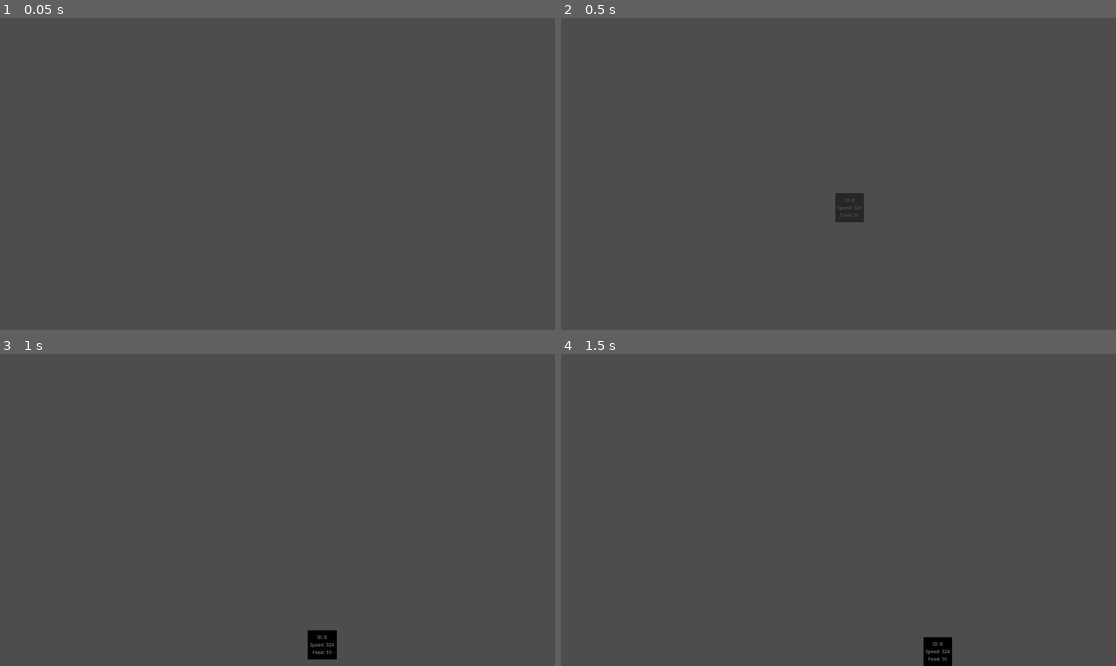
Above: before the commit, frames 1-4 (two rows, left to right).
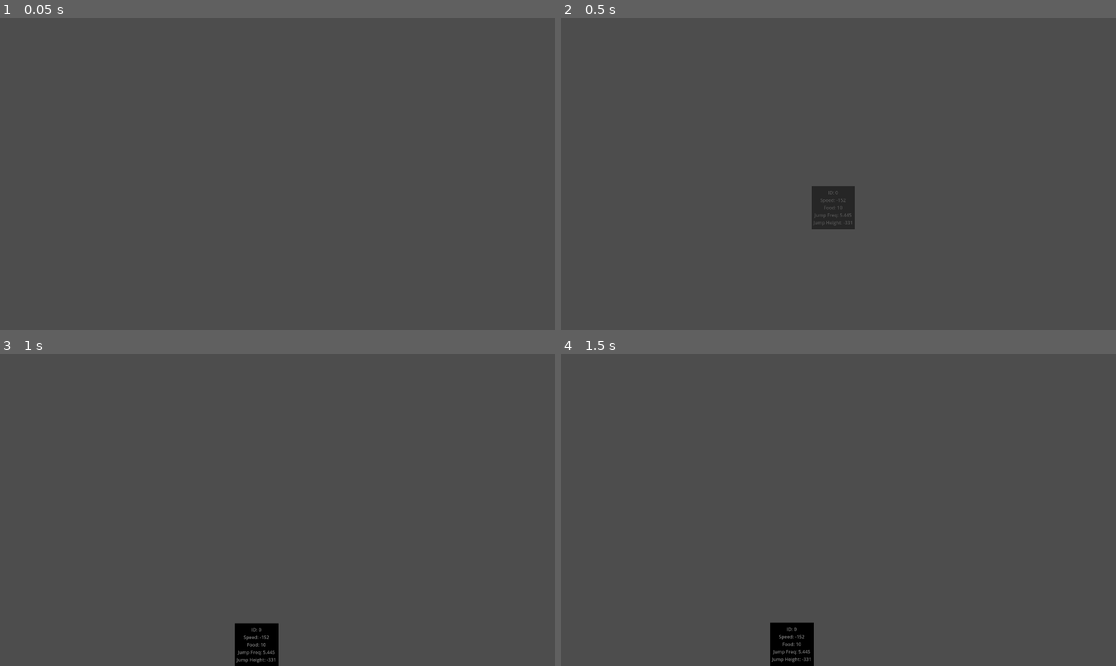
Above: after the commit, the same moments.

Repository: paulfok/es
Game: Godot game, scene res://main.tscn
The game is run twice, just before and just after one commit, with the same random seed, the same clock (stepped at 60 frames per second) and the same inputs.
Inputs:
- Up to frame 1 (0.05 s): no input
- Up to frame 2 (0.5 s): no input
- Up to frame 3 (1 s): no input
- Up to frame 4 (1.5 s): no input

Frame 1 is identical in both runs. In frame 2, 0.8% of the frame differs, in the area x 45-55%, y 53-68%; in frame 3, 1.5%; in frame 4, 1.5%, in the area x 37-71%, y 85-100%.

Commit message:
Add jumping! 	modified:   main.tscn 	renamed:    area_2d.gd -> scripts/area_2d.gd 	renamed:    area_2d.gd.uid -> scripts/area_2d.gd.uid 	renamed:    food.gd -> scripts/food.gd 	renamed:    food.gd.uid -> scripts/food.gd.uid 	renamed:    rigid_body_2d.gd -> scripts/rigid_body_2d.gd 	renamed:    rigid_body_2d.gd.uid -> scripts/rigid_body_2d.gd.uid 	renamed:    static_body_2d_3.gd -> scripts/static_body_2d_3.gd 	renamed:    static_body_2d_3.gd.uid -> scripts/static_body_2d_3.gd.uid 	renamed:    walls.gd -> scripts/walls.gd 	renamed:    walls.gd.uid -> scripts/walls.gd.uid 	renamed:    world.gd -> scripts/world.gd 	renamed:    world.gd.uid -> scripts/world.gd.uid

Diff:
--- a/main.tscn
+++ b/main.tscn
@@ -1,19 +1,19 @@
 [gd_scene load_steps=13 format=3 uid="uid://b66482bk3dpwd"]
 
-[ext_resource type="Script" uid="uid://bxqsbxnuo82aq" path="res://world.gd" id="1_0xm2m"]
-[ext_resource type="Script" uid="uid://uoxae35gr7ke" path="res://rigid_body_2d.gd" id="1_ig7tw"]
-[ext_resource type="Script" uid="uid://bvrwcqtpdlijn" path="res://food.gd" id="3_h2yge"]
-[ext_resource type="Script" uid="uid://6l2ailc7ltar" path="res://walls.gd" id="4_1bvp3"]
-[ext_resource type="Script" uid="uid://dqppnrtgyuvwp" path="res://static_body_2d_3.gd" id="5_lquwl"]
+[ext_resource type="Script" uid="uid://bxqsbxnuo82aq" path="res://scripts/world.gd" id="1_0xm2m"]
+[ext_resource type="Script" uid="uid://uoxae35gr7ke" path="res://scripts/rigid_body_2d.gd" id="1_ig7tw"]
+[ext_resource type="Script" uid="uid://bvrwcqtpdlijn" path="res://scripts/food.gd" id="3_h2yge"]
+[ext_resource type="Script" uid="uid://6l2ailc7ltar" path="res://scripts/walls.gd" id="4_1bvp3"]
+[ext_resource type="Script" uid="uid://dqppnrtgyuvwp" path="res://scripts/static_body_2d_3.gd" id="5_lquwl"]
 
 [sub_resource type="PhysicsMaterial" id="PhysicsMaterial_0xm2m"]
 friction = 0.0
 
 [sub_resource type="RectangleShape2D" id="RectangleShape2D_h2yge"]
-size = Vector2(100, 100)
+size = Vector2(150, 150)
 
 [sub_resource type="QuadMesh" id="QuadMesh_0xm2m"]
-size = Vector2(100, 100)
+size = Vector2(150, 150)
 
 [sub_resource type="CircleShape2D" id="CircleShape2D_h2yge"]
 radius = 25.0
@@ -51,24 +51,28 @@
 
 [node name="Label" type="Label" parent="World/RigidBody2D"]
 modulate = Color(0.501407, 0.501406, 0.501406, 1)
-offset_left = -50.0
-offset_top = -50.0
-offset_right = 50.0
-offset_bottom = 50.0
+offset_left = -75.0
+offset_top = -75.0
+offset_right = 75.0
+offset_bottom = 75.0
 horizontal_alignment = 1
 vertical_alignment = 1
 
 [node name="Timer" type="Timer" parent="World/RigidBody2D"]
 one_shot = true
 
+[node name="JumpTimer" type="Timer" parent="World/RigidBody2D"]
+
 [node name="Food" type="RigidBody2D" parent="World"]
 process_priority = -1
-position = Vector2(0, -600)
+position = Vector2(0, -10000)
 physics_material_override = SubResource("PhysicsMaterial_0xm2m")
+gravity_scale = 0.0
 script = ExtResource("3_h2yge")
 
 [node name="CollisionShape2D" type="CollisionShape2D" parent="World/Food"]
 shape = SubResource("CircleShape2D_h2yge")
+disabled = true
 
 [node name="MeshInstance2D" type="MeshInstance2D" parent="World/Food"]
 modulate = Color(0.67451, 0, 0, 1)
--- a/food.gd
+++ b/scripts/food.gd
@@ -4,6 +4,10 @@
 
 # Called when the node enters the scene tree for the first time.
 func _ready() -> void:
+	if name == "Food":
+		$CollisionShape2D.disabled = false
+		gravity_scale = 1
+
 	$Timer.connect("timeout",_on_timer_timeout)
 	contact_monitor = 1
 	max_contacts_reported = 100
@@ -11,12 +15,6 @@
 
 	name = "Food" + str($"../".highest_food_id)
 	$"../".highest_food_id += 1
-
-	if name == "Food0":
-		var food = self.duplicate()
-		food.position.y = 0
-		food.position.x = randi_range(-960,960)
-		add_sibling(food)
 
 	self.modulate.a = 0
 	get_tree().create_tween().set_trans(Tween.TRANS_CUBIC).tween_property(self, "modulate:a", 1, 1)
--- a/rigid_body_2d.gd
+++ b/scripts/rigid_body_2d.gd
@@ -3,6 +3,8 @@
 var type = "square"
 var speed
 var id
+var jumping_freq
+var jump_height
 var food = 0
 var dying = false
 
@@ -12,28 +14,43 @@
 	connect("body_entered", _on_body_entered)
 	$"../Timer".connect("timeout",_on_main_timer_timeout)
 	$Timer.connect("timeout",_on_timer_timeout)
+	$JumpTimer.connect("timeout",_on_jump_timer_timeout)
 
 	if id == null:
 		id = 0
 		food = 10
+		speed = 0
+		jumping_freq = 5000
+		jump_height = 0
 
-	if speed == null:
-		speed = 0
+	jumping_freq += randi_range(-1000, 1000)
+	$JumpTimer.wait_time = float(abs(jumping_freq)) / 1000
+
+	jump_height += randi_range(-500, 500)
+	jump_height = abs(jump_height) * -1
+
+	print(jump_height)
+	print(jumping_freq)
 
 	speed += randi_range(-500, 500)
 	constant_force.x = speed
 	self.modulate.a = 0
 	get_tree().create_tween().set_trans(Tween.TRANS_CUBIC).tween_property(self, "modulate:a", 1, 1)
-	$Label.text = "ID: " + str(id) + "\nSpeed: " + str(speed) + "\nFood: " + str(food)
+	$Label.text = "ID: " + str(id) + "\nSpeed: " + str(speed) + "\nFood: " + str(food) + "\nJump Freq: " + str(float(jumping_freq)/1000) + "\nJump Height: " + str(jump_height)
+	$JumpTimer.start()
+
+func _on_jump_timer_timeout():
+	apply_central_impulse(Vector2(0,jump_height))
+	$JumpTimer.start()
 
 func _on_body_entered(body) -> void:
 	if body.type == "food":
 		food += 1
-		$Label.text = "ID: " + str(id) + "\nSpeed: " + str(speed) + "\nFood: " + str(food)
+		$Label.text = "ID: " + str(id) + "\nSpeed: " + str(speed) + "\nFood: " + str(food) + "\nJump Freq: " + str(float(jumping_freq)/1000) + "\nJump Height: " + str(jump_height)
 	elif body.type == "wall" or body.type == "square" and abs(body.position.y - position.y) < 75:
 		speed *= -1
 		constant_force.x = speed
-		$Label.text = "ID: " + str(id) + "\nSpeed: " + str(speed) + "\nFood: " + str(food)
+		$Label.text = "ID: " + str(id) + "\nSpeed: " + str(speed) + "\nFood: " + str(food) + "\nJump Freq: " + str(float(jumping_freq)/1000) + "\nJump Height: " + str(jump_height)
 
 
 func _on_main_timer_timeout():
@@ -43,6 +60,8 @@
 		child.position.y = 0
 		child.position.x = randi_range(-960,960)
 		child.speed = speed
+		child.jump_height = jump_height
+		child.jumping_freq = jumping_freq
 		$"..".highest_id += 1
 		child.id = $"..".highest_id
 		$"../".add_child(child)
--- a/world.gd
+++ b/scripts/world.gd
@@ -10,12 +10,9 @@
 func _on_timer_timeout():
 	for i in food_per_round:
 		spawn_food()
-		print(i)
+
 func spawn_food():
 	var food = $Food0.duplicate()
 	food.position.y = -500
 	food.position.x = randi_range(-960,960)
 	add_child(food)
-
-#func _process(delta: float) -> void:
-	#pass
Renamed: area_2d.gd -> scripts/area_2d.gd
Renamed: area_2d.gd.uid -> scripts/area_2d.gd.uid
Renamed: food.gd.uid -> scripts/food.gd.uid
Renamed: rigid_body_2d.gd.uid -> scripts/rigid_body_2d.gd.uid
Renamed: static_body_2d_3.gd -> scripts/static_body_2d_3.gd
Renamed: static_body_2d_3.gd.uid -> scripts/static_body_2d_3.gd.uid
Renamed: walls.gd -> scripts/walls.gd
Renamed: walls.gd.uid -> scripts/walls.gd.uid
Renamed: world.gd.uid -> scripts/world.gd.uid
